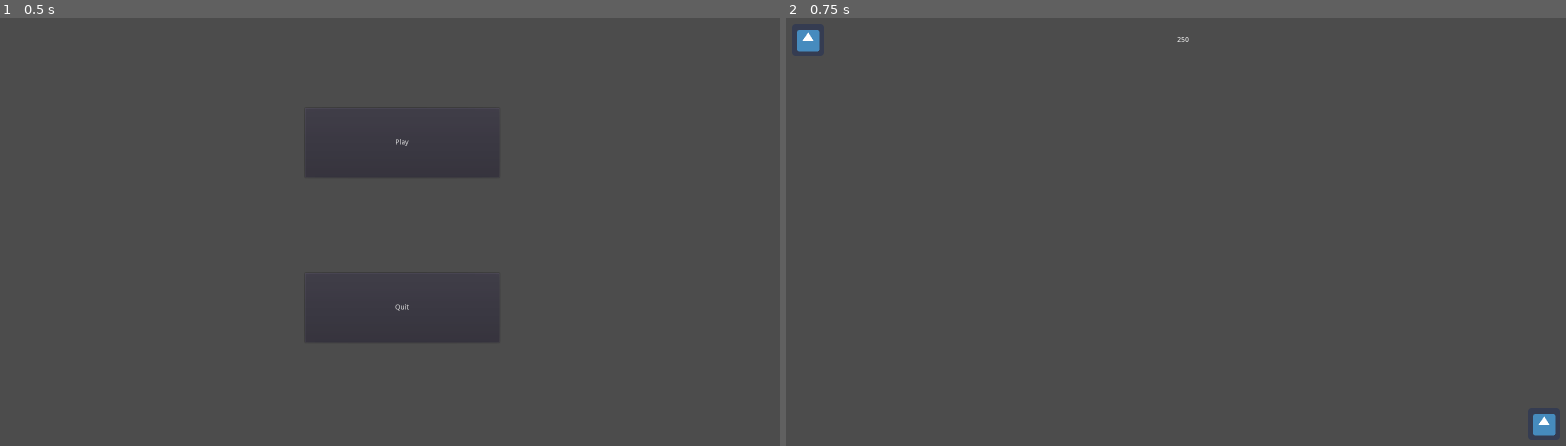
Above: before the commit, frames 1-2 (left to right).
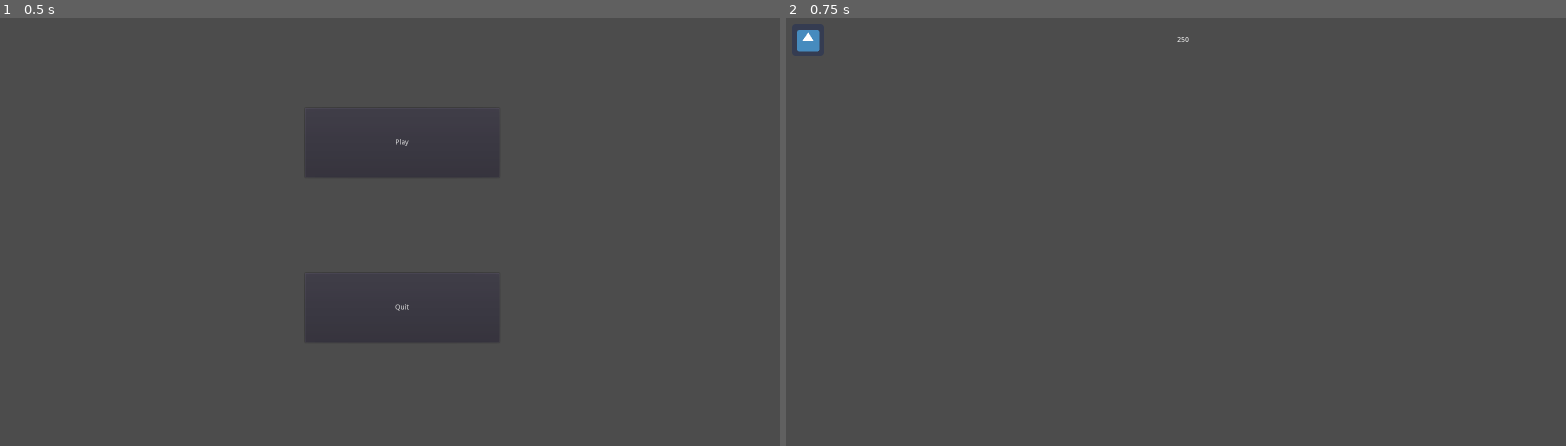
Above: after the commit, the same moments.

Repository: SuperZikoure/Impact_Jam
Game: Godot game, scene res://MainMenu.tscn
The game is run twice, just before and just after one commit, with the same random seed, the same clock (stepped at 60 frames per second) and the same inputs. The engine's default icon, where the game draws it, is replaced by a stand-in: a white triangle on a blue panel in a dark square.
Inputs:
- Up to frame 1 (0.5 s): no input
- Up to frame 2 (0.75 s): click "Play" at 0.5 s

Frame 1 is identical in both runs. In frame 2, 0.2% of the frame differs, in the area x 95-99%, y 92-98%.

Commit message:
Remove inventory

Diff:
--- a/Impact Jam/UI.tscn
+++ b/Impact Jam/UI.tscn
@@ -42,21 +42,4 @@
 [node name="Timer" type="Timer" parent="Up/Center/TimerLabel"]
 autostart = true
 
-[node name="Down" type="VBoxContainer" parent="."]
-margin_left = 1504.0
-margin_top = 800.0
-margin_right = 1568.0
-margin_bottom = 864.0
-alignment = 2
-
-[node name="Right" type="HBoxContainer" parent="Down"]
-margin_right = 64.0
-margin_bottom = 64.0
-alignment = 2
-
-[node name="Item" type="TextureRect" parent="Down/Right"]
-margin_right = 64.0
-margin_bottom = 64.0
-texture = ExtResource( 1 )
-
 [connection signal="timeout" from="Up/Center/TimerLabel/Timer" to="Up/Center/TimerLabel" method="_on_Timer_timeout"]
